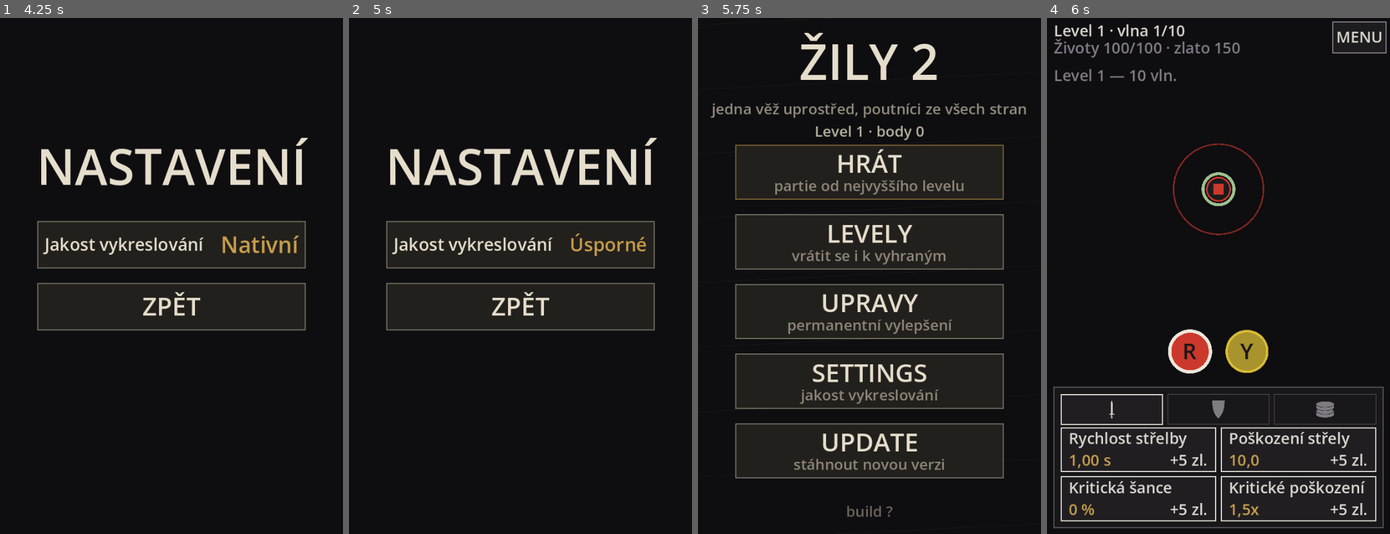
Above: before the commit, frames 1-4 (left to right).
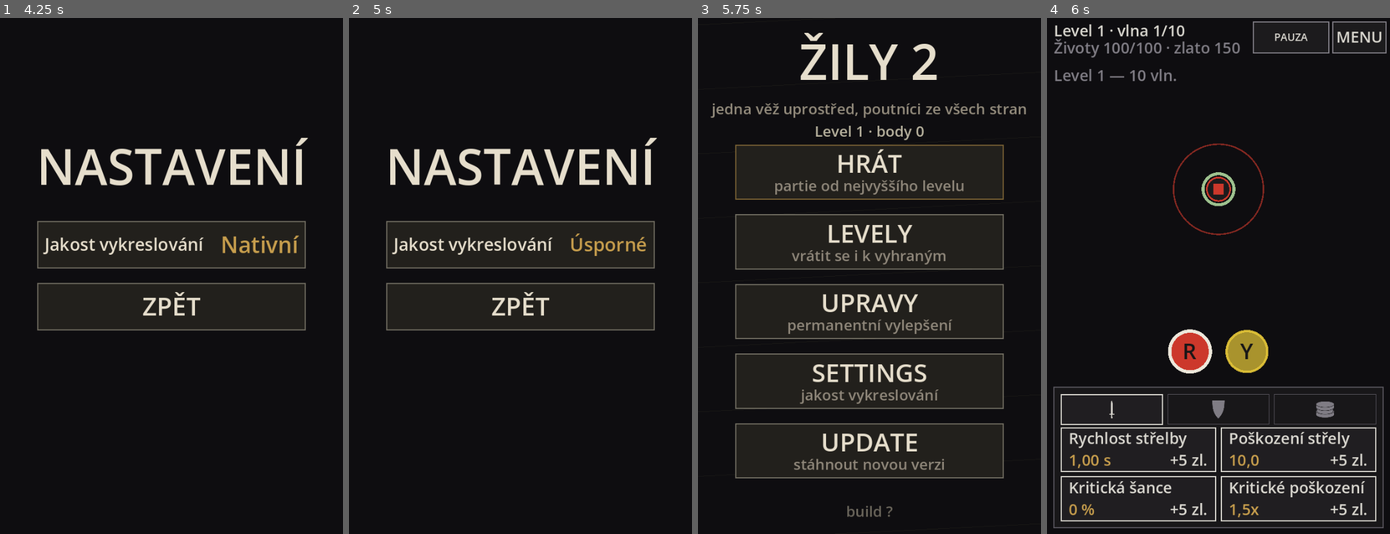
Above: after the commit, the same moments.

Repository: jankoznar94/dark-story
Game: Godot game, scene res://main.tscn
The game is run twice, just before and just after one commit, with the same random seed, the same clock (stepped at 60 frames per second) and the same inputs.
Inputs (mouse positions are in pixels of both pictures, inside the frame that each line leads up to):
- Up to frame 1 (4.25 s): tap Enter at 0.5, 2, 3.5 s; move the mouse to (154, 379) at 0.52 s; click (154, 379) at 0.67 s; tap Space at 1.25, 2.75 s; move the mouse to (274, 353) at 1.27 s; click (274, 353) at 1.42 s; move the mouse to (68, 198) at 2.02 s; click (68, 198) at 2.17 s; move the mouse to (188, 276) at 2.77 s; click (188, 276) at 2.92 s; move the mouse to (120, 147) at 3.52 s; click (120, 147) at 3.67 s
- Up to frame 2 (5 s): tap Space at 4.25 s; move the mouse to (595, 250) at 4.27 s; click (595, 250) at 4.42 s
- Up to frame 3 (5.75 s): move the mouse to (800, 301) at 5.02 s; click (800, 301) at 5.17 s
- Up to frame 4 (6 s): move the mouse to (1252, 162) at 5.77 s; click (1252, 162) at 5.92 s

Frames 1-3 are identical in both runs. In frame 4, 0.2% of the frame differs, in the area x 60-83%, y 0-7%.

Commit message:
Zily 2: tlacitko PAUZA / POKRACOVAT v bitve (stav na hre, deska pod pauzou nereaguje)

Diff:
--- a/scripts/game.gd
+++ b/scripts/game.gd
@@ -335,6 +335,19 @@
 	hp = clampf(hp, 0.0, max_hp)
 
 
+# ------------------------------------------------------------------ PAUZA
+
+# Pauza je stav HRY, ne obrazovky: krok se ji ptá (`step`), takze ji nemuze
+# obejit nikdo, kdo hru rozjede. Obrazovka ji jen prepina a pod pauzou
+# nenecha desku reagovat.
+func toggle_pause() -> void:
+	paused = not paused
+
+
+func is_paused() -> bool:
+	return paused
+
+
 # ------------------------------------------------------------------ KROK HRY
 
 func step(dt: float) -> void:
--- a/scripts/game_view.gd
+++ b/scripts/game_view.gd
@@ -382,6 +382,19 @@
 # =========================================================================
 
 func _handle_battle_tap(pos: Vector2) -> void:
+	# PAUZA / POKRAČOVAT. Je to prvni cil, na ktery klepnuti v bitve muze
+	# dosahnout - kdo chce zastavit, nesmi minout.
+	if layout.hud_pause.has_point(pos):
+		game.toggle_pause()
+		return
+	if layout.hud_menu.has_point(pos):
+		ask_leave()
+		return
+	# POD PAUZOU DESKA NEREAGUJE NA NIC (krome pauzy a MENU vys): hrac ma cas
+	# premyslet, ne menit stav. Kdyby se pod pauzou dalo stavet a nakupovat,
+	# hrac by si "rozmyslel" veci, ktere uz jsou davno rozhodnute.
+	if game.is_paused():
+		return
 	for i in range(layout.pal_rects.size()):
 		if (layout.pal_rects[i] as Rect2).has_point(pos):
 			if i < game.palette.size():
@@ -436,6 +449,8 @@
 	for p in game.pilgrims:
 		_draw_pilgrim(p)
 	_draw_tower()
+	if game.is_paused() and not game.is_over() and not leave_ask:
+		_draw_pause_hint()
 	# STRELY SE KRESLI NAD VSIM V POLI (Jan: "Projektily musí být výraznější
 	# a musí být z indexem nad zaměřováním").
 	_draw_shots()
@@ -551,6 +566,16 @@
 # =========================================================================
 # HORNI PRUH A PALETA
 # =========================================================================
+
+# PAUZA PRES POLE. Hrac se diva na srdce, ne do pruhu - kdyz se hra zastavi,
+# musi to videt tam, kam se diva. Text stoji NAD srdcem, ne na nem (zakryte
+# srdce by hrac videl jako chybu kresleni) a je stejne zluty jako tlacitko.
+func _draw_pause_hint() -> void:
+	var px: int = clampi(int(layout.field_r * 0.26), 16, 52)
+	var w: float = layout.field_r * 1.4
+	var y: float = layout.center.y - layout.field_r * 0.80 - float(px) * 0.8
+	_label("PAUZA", Rect2(layout.center.x - w * 0.5, y, w, float(px) * 1.6), px, MENU_EDGE_FIRST)
+
 
 func _draw_bar() -> void:
 	var pad: float = maxf(8.0, layout.bar_h * 0.18)
@@ -568,6 +593,17 @@
 	draw_rect(mr, TOWER_BODY, true)
 	draw_rect(mr, DIM, false, 2.0)
 	_label("MENU", mr, _fit_px("MENU", mr.size.x - 8.0, layout.font_px, 10), TEXT)
+	# PAUZA / POKRAČOVAT: jedno tlacitko, dva vyznamy. Hra bezi -> "PAUZA",
+	# hra stoji -> "POKRAČOVAT" a tlacitko se prebarvi na zlatou, takze stav
+	# nese barva i slovo (barva nikdy nesmi byt jedina znacka stavu). Sirka je
+	# z delsiho popisku, takze se pri prepnuti nic neposune.
+	var pr: Rect2 = layout.hud_pause
+	var hold: bool = game.is_paused()
+	draw_rect(pr, MENU_EDGE_FIRST if hold else TOWER_BODY, true)
+	draw_rect(pr, MENU_EDGE_FIRST if hold else DIM, false, 2.0)
+	_label("POKRAČOVAT" if hold else "PAUZA", pr,
+		_fit_px("POKRAČOVAT", pr.size.x - 8.0, layout.font_px, 10),
+		GLYPH if hold else TEXT)
 	var note: String = game.last_note()
 	if note != "":
 		var npx: int = _fit_px(note, layout.view.x - 2.0 * pad, layout.font_px)
--- a/scripts/screen_layout.gd
+++ b/scripts/screen_layout.gd
@@ -33,6 +33,10 @@
 const PAL_BTN_MAX := 132.0
 const MENU_BTN_MIN := 56.0
 const MENU_BTN_MAX := 120.0
+# PAUZA / POKRAČOVAT: sirka se MERI z delsiho popisku, aby tlacitko pri
+# prepnuti neměnilo velikost (a aby se na uzkem displeji veslo).
+const PAUSE_BTN_MIN := 56.0
+const PAUSE_BTN_MAX := 132.0
 # TAB KATEGORIE A BUNKA UPGRADU. Tab musi jit zmacknout prstem (44 px).
 const TAB_MIN := 40.0
 # MRIZKA UPGRADU: DVE BUNKY NA RADEK a kazda bunka je CELE TLACITKO - nazev,
@@ -76,6 +80,9 @@
 # HORNI PRUH: stavovy text a MENU (odchod). Tlacitko UPGRADY zmizelo - panel
 # s nakupem je v bitve TRVALE OTEVRENY, takze nebylo co prepinat.
 var hud_menu: Rect2 = Rect2()
+# PAUZA / POKRAČOVAT - druhe tlacitko pruhu, VLEVO od MENU (odchod stoji
+# na kraji, kde ho hrac nehleda omylem).
+var hud_pause: Rect2 = Rect2()
 var bar_text_w: float = 0.0
 var font_px: int = 16
 # DVOURADKOVY STAV: prvni radek je level/vlna, druhy zivoty a zlato. Dvakrat
@@ -154,6 +161,7 @@
 		tower_r = 0.0
 		pilgrim_r = 0.0
 		hud_menu = Rect2()
+		hud_pause = Rect2()
 		bar_text_w = 0.0
 		shop_panel = Rect2()
 		shop_tabs = []
@@ -220,14 +228,18 @@
 	return px
 
 
-# HORNI PRUH: [stavovy text] [MENU]. Sirka tlacitka se MERI (stejne jako driv
-# u "Vylepsit"), text dostane zbytek - jinak by se na uzkem displeji utnul.
+# HORNI PRUH: [stavovy text] [PAUZA] [MENU]. Sirka tlacitek se MERI (stejne jako
+# driv u "Vylepsit"), text dostane zbytek - jinak by se na uzkem displeji utnul.
 func _hud() -> void:
 	var pad: float = maxf(4.0, bar_h * 0.10)
 	var h: float = maxf(30.0, bar_h - 2.0 * pad)
-	var mw: float = clampf(measure_px("MENU", font_px) + 12.0, BTN_MIN, 120.0)
+	var mw: float = clampf(measure_px("MENU", font_px) + 12.0, MENU_BTN_MIN, MENU_BTN_MAX)
 	hud_menu = Rect2(view.x - mw - pad, pad, mw, h)
-	bar_text_w = maxf(0.0, hud_menu.position.x - 2.0 * pad)
+	# PAUZA / POKRAČOVAT: jedno tlacitko, dva vyznamy. Sirka je z DELSIHO
+	# popisku ("POKRAČOVAT"), takze se pri prepnuti stavu nic neposune.
+	var pw: float = clampf(measure_px("POKRAČOVAT", font_px) + 12.0, PAUSE_BTN_MIN, PAUSE_BTN_MAX)
+	hud_pause = Rect2(hud_menu.position.x - pad - pw, pad, pw, h)
+	bar_text_w = maxf(0.0, hud_pause.position.x - 2.0 * pad)
 
 
 # --------------------------------------------------------------- PANEL S MRIZKOU
--- a/tools/layout_dump.gd
+++ b/tools/layout_dump.gd
@@ -58,6 +58,8 @@
 		"pal_rects": _rects(lay.pal_rects),
 		"pal_top": lay.pal_top,
 		"hud_menu": _p(lay.hud_menu.get_center()),
+		"hud_pause": _p(lay.hud_pause.get_center()),
+		"hud_pause_rect": _r(lay.hud_pause),
 		"upg_panel": _r(lay.upg_panel),
 		"upg_tabs": _centers(lay.upg_tabs),
 		"upg_tab_rects": _rects(lay.upg_tabs),
--- a/tools/test_core.gd
+++ b/tools/test_core.gd
@@ -585,3 +585,15 @@
 	g.paused = false
 	_tick(g, 0.5)
 	_check(not p.pos.is_equal_approx(before), "po zruseni pauzy se poutnik nepohnul")
+	# PREPINANI: jedno tlacitko, dva stavy. Stav je na HRE, ne na obrazovce -
+	# kdyby si ho drzela obrazovka, rozjel by hru kdokoli, kdo zavola `step`.
+	g.toggle_pause()
+	_check(g.is_paused(), "toggle_pause hru nezastavilo")
+	_tick(g, 1.0)
+	var held: Vector2 = p.pos
+	_tick(g, 1.0)
+	_check(p.pos.is_equal_approx(held), "po toggle_pause se poutnik pohnul")
+	g.toggle_pause()
+	_check(not g.is_paused(), "druhy toggle_pause hru nespustil")
+	_tick(g, 0.5)
+	_check(not p.pos.is_equal_approx(held), "po druhem toggle_pause se poutnik nepohnul")
--- a/tools/test_layout.gd
+++ b/tools/test_layout.gd
@@ -312,6 +312,17 @@
 	_check(l.hud_menu.end.x <= v.x + 0.5 and l.hud_menu.position.x >= -0.5,
 		"%s: tlacitko v pruhu preleza displej" % tag)
 	_check(l.hud_menu.end.y <= l.bar_h + 0.5, "%s: tlacitko v pruhu preleza do plochy" % tag)
+	# PAUZA / POKRAČOVAT stoji VLEVO od MENU (odchod je na kraji, kde ho hrac
+	# nehleda omylem) a meri se z DELSIHO popisku, takze se pri prepnuti stavu
+	# nic neposune. Na uzkem displeji musi zbytek pruhu jeste uzivit stavovy text.
+	_check(l.hud_pause.size.x >= 44.0 and l.hud_pause.size.y >= 30.0,
+		"%s: tlacitko PAUZA v pruhu je male %.0fx%.0f px" % [tag, l.hud_pause.size.x, l.hud_pause.size.y])
+	_check(l.hud_pause.position.x >= -0.5 and l.hud_pause.end.x <= l.hud_menu.position.x + 0.5,
+		"%s: tlacitka PAUZA a MENU se prekryvaji (nebo pauza preleza displej)" % tag)
+	_check(l.hud_pause.end.y <= l.bar_h + 0.5, "%s: tlacitko PAUZA preleza do plochy" % tag)
+	_check(l.measure_px("POKRAČOVAT", l.font_px) <= l.hud_pause.size.x - 8.0
+		or l.hud_pause.size.x >= 132.0 - 0.5,
+		"%s: sirka tlacitka PAUZA se nemeri z delsiho popisku" % tag)
 	_check(l.bar_text_w > 0.0, "%s: stavovemu textu nezustalo v pruhu misto" % tag)
 	var l1: String = ScreenLayout.HUD_LINE1_FMT % [12, 5, 5]
 	var l2: String = ScreenLayout.HUD_LINE2_FMT % [300, 300, 9999]
--- a/tools/test_menu.gd
+++ b/tools/test_menu.gd
@@ -48,6 +48,7 @@
 	_run("klepnuti na HRAT otevre bitvu", _test_tap_starts_battle)
 	_run("odchod z bitvy se nejdriv zepta", _test_tap_leave_asks)
 	_run("panel upgradu v bitve je porad otevreny a nakup funguje", _test_tap_shop_is_permanent)
+	_run("pauza v bitve zastavi hru a deska pod ni nereaguje", _test_tap_pause)
 	_run("paleta nad panelem prenastavi barvu veze", _test_tap_palette_switches_hue)
 	_run("vyber levelu: klepnuti na vyhrany level ho spusti znovu", _test_tap_level_select)
 	_run("nastaveni a update se ovladaji klepnutim", _test_tap_settings_and_update)
@@ -346,6 +347,49 @@
 	# KATEGORIE: klepnuti na druhy tab prepne radek (a rozvrzeni se prelozi).
 	v.call("_tap", (l.shop_tabs[1] as Rect2).get_center())
 	_check(int(v.get("shop_cat")) == 1, "klepnuti na tab nezmenilo kategorii")
+	v.queue_free()
+
+
+# PAUZA / POKRAČOVAT. Jedno tlacitko v hornim pruhu, dva vyznamy. Pod pauzou
+# se NESMI zmenit stav hry - ani nakup, ani barva veze -, ale MENU musi jit
+# i pod pauzou, jinak by se hrac z pauzy nedostal do menu.
+func _test_tap_pause() -> void:
+	var v: Node2D = _screen()
+	var g: Game = v.get("game")
+	var l: ScreenLayout = v.get("layout")
+	v.call("_tap", (l.menu_rects[0] as Rect2).get_center())
+	l = _phone(v)
+	_check(not g.is_paused(), "partie zacina pod pauzou")
+	var t: float = g.build_left
+	v.call("_tap", l.hud_pause.get_center())
+	_check(g.is_paused(), "klepnuti na PAUZU hru nezastavilo")
+	v.call("_process", 1.0)
+	_check(is_equal_approx(g.build_left, t), "pod pauzou partie bezi dal (priprava se odecitala)")
+	# DESKA POD PAUZOU NEREAGUJE.
+	var gold: int = g.gold
+	g.gold = 500
+	var stats: Array = Upgrades.stats_in(String(v.get("SHOP_CATS")[0]))
+	var first_id: String = String(stats[0]["id"])
+	v.call("_tap", (l.shop_cells[0] as Rect2).get_center())
+	_check(g.temp_level(first_id) == 0, "pod pauzou se da nakupovat")
+	_check(g.gold == 500, "pod pauzou se menilo zlato")
+	var hue: int = g.tower.hue
+	if l.pal_rects.size() >= 2:
+		v.call("_tap", (l.pal_rects[1] as Rect2).get_center())
+	_check(g.tower.hue == hue, "pod pauzou se da prenastavit barva veze")
+	# MENU JDE I POD PAUZOU a ZPET DO HRY pauzu nerusi: hrac si ji zapnul sam.
+	v.call("_tap", l.hud_menu.get_center())
+	_check(bool(v.get("leave_ask")), "pod pauzou se neda odejit do menu")
+	v.call("_tap", l.dlg_b.get_center())
+	_check(g.is_paused(), "ZPET DO HRY zrusilo pauzu, kterou si hrac zapnul")
+	_check(g.tower.hue == hue, "po ZPET DO HRY se zmenila barva veze")
+	# POKRACOVAT: hra zase bezi (a zlato nikdo nebral).
+	v.call("_tap", l.hud_pause.get_center())
+	_check(not g.is_paused(), "klepnuti na POKRACOVAT hru nespustilo")
+	v.call("_process", 1.0)
+	_check(g.build_left < t, "po zruseni pauzy se partie nekrokuje")
+	_check(g.gold == 500, "pauza menila zlato")
+	g.gold = gold
 	v.queue_free()
 
 
